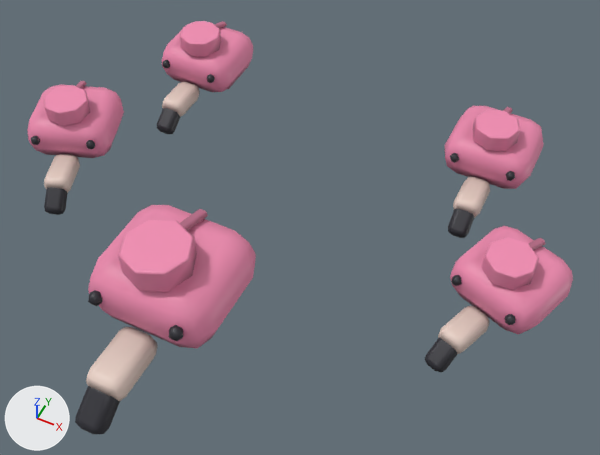
What one commit did to the glTF model art-src/blender/export/crew/flamingo-flock-lod1.glb.
The view is the same before and after, from a 50 mm lens placed at (1.0, -1.07, 3.62), pointed at (0.18, 0.57, 1.57). Lighting does not change. The marker at lower left points along +X, +Y and +Z. The older version comes first.

Objects in the first picture: 'att0_hat', 'att1_hat', 'att2_hat', 'att3_hat', 'cap_hat'.
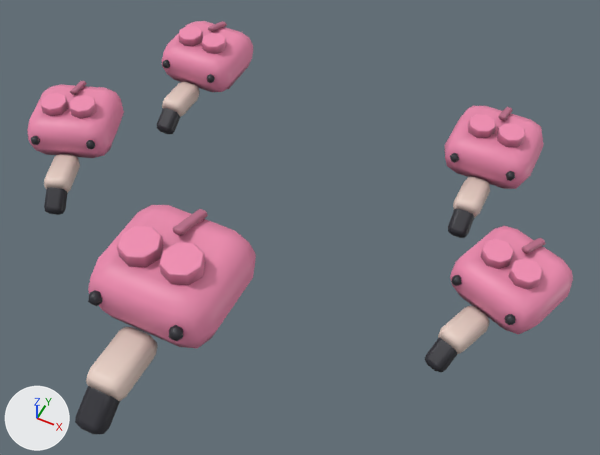
Changed parts and their boxes (x1, y1, x2, y2) in the pictures (600 x 455 px; the box of a moved part takes in the faces that stretch with it):
part 1 of me_att0_hat, added: after (69, 33, 543, 290)
part 2 of me_att0_hat, moved or reshaped: before (44, 21, 539, 290); after (40, 26, 514, 269)
part 3 of me_att0_hat, edited (looks the same): (29, 21, 563, 336) in both
part 4 of me_cap_hat, added (pink): after (159, 243, 206, 285)
part 5 of me_cap_hat, moved or reshaped: before (118, 220, 197, 292); after (117, 226, 164, 267)
part 6 of me_cap_hat, edited (looks the same): (87, 209, 234, 377) in both

Edits to the bpy script that builds the scene:
```text
Change me_att0_hat:
    verts and faces of me_att0_hat; kept vertices keep their numbers, new ones are numbered from 256
    remove me_att0_hat.from_pydata(...)  # 256 vertices, 478 faces; spans x -0.165..0.165, y -0.368..0.165, z -0.152..0.14
    add me_att0_hat.from_pydata(...)  # 280 vertices, 516 faces; spans x -0.165..0.165, y -0.368..0.165, z -0.152..0.115
    me_att0_hat part 1: the loose piece of 24 vertices spanning x -0.084..0.084, y -0.114..0.054, z 0.078..0.14 is copied, and the copy is scaled about its middle by 0.6, then moved by (0.055, 0.01, -0.013); it spans x 0.005..0.105, y -0.07..0.03, z 0.078..0.115
    me_att0_hat part 2
    add verts[232] = (-0.005, -0.02, 0.078)  # moved, pixel (494, 134)
    add verts[233] = (-0.019, 0.016, 0.078)  # moved
    add verts[234] = (-0.055, 0.03, 0.078)  # moved
    add verts[235] = (-0.091, 0.016, 0.078)  # moved
    add verts[236] = (-0.105, -0.02, 0.078)  # moved, pixel (467, 125)
    add verts[237] = (-0.091, -0.056, 0.078)  # moved, pixel (468, 132)
    add verts[238] = (-0.055, -0.07, 0.078)  # moved, pixel (476, 138)
    add verts[239] = (-0.019, -0.056, 0.078)  # moved, pixel (487, 138)
    add verts[240] = (-0.005, -0.02, 0.11)  # moved, pixel (495, 127)
    add verts[241] = (-0.019, 0.016, 0.11)  # moved, pixel (494, 120)
    add verts[242] = (-0.055, 0.03, 0.11)  # moved, pixel (486, 114)
    add verts[243] = (-0.091, 0.016, 0.11)  # moved, pixel (476, 114)
    add verts[244] = (-0.105, -0.02, 0.11)  # moved, pixel (469, 119)
    add verts[245] = (-0.091, -0.056, 0.11)  # moved, pixel (469, 126)
    add verts[246] = (-0.055, -0.07, 0.11)  # moved, pixel (477, 131)
    add verts[247] = (-0.019, -0.056, 0.11)  # moved, pixel (488, 131)
    add verts[248] = (-0.009, -0.02, 0.115)  # moved, pixel (494, 125)
    add verts[249] = (-0.022, 0.013, 0.115)  # moved, pixel (493, 119)
    add verts[250] = (-0.055, 0.026, 0.115)  # moved, pixel (486, 114)
    add verts[251] = (-0.088, 0.013, 0.115)  # moved, pixel (476, 114)
    add verts[252] = (-0.101, -0.02, 0.115)  # moved, pixel (470, 118)
    add verts[253] = (-0.088, -0.053, 0.115)  # moved, pixel (470, 124)
    add verts[254] = (-0.055, -0.066, 0.115)  # moved, pixel (478, 129)
    add verts[255] = (-0.022, -0.053, 0.115)  # moved, pixel (488, 130)
    me_att0_hat part 3: 63 kept faces spanning x -0.143..0.143, y -0.287..0.152, z -0.045..0.115 get new vertex colours; the middle colour goes from pink #e788ab to pink #de85a8
Change me_cap_hat:
    verts and faces of me_cap_hat; kept vertices keep their numbers, new ones are numbered from 256
    remove me_cap_hat.from_pydata(...)  # 256 vertices, 478 faces; spans x -0.206..0.206, y -0.46..0.206, z -0.19..0.174
    add me_cap_hat.from_pydata(...)  # 280 vertices, 516 faces; spans x -0.206..0.206, y -0.46..0.206, z -0.19..0.143
    me_cap_hat part 4: the loose piece of 24 vertices spanning x -0.105..0.105, y -0.142..0.067, z 0.098..0.174 is copied, and the copy is scaled about its middle by 0.6, then moved by (0.069, 0.013, -0.016); it spans x 0.006..0.132, y -0.088..0.038, z 0.097..0.143
    me_cap_hat part 5
    add verts[232] = (-0.006, -0.025, 0.097)  # moved, pixel (160, 259)
    add verts[233] = (-0.024, 0.02, 0.097)  # moved, pixel (163, 246)
    add verts[234] = (-0.069, 0.038, 0.097)  # moved
    add verts[235] = (-0.113, 0.02, 0.097)  # moved
    add verts[236] = (-0.132, -0.025, 0.097)  # moved
    add verts[237] = (-0.113, -0.07, 0.097)  # moved, pixel (119, 257)
    add verts[238] = (-0.069, -0.088, 0.097)  # moved, pixel (128, 267)
    add verts[239] = (-0.024, -0.07, 0.097)  # moved, pixel (146, 268)
    add verts[240] = (-0.006, -0.025, 0.138)  # moved, pixel (158, 249)
    add verts[241] = (-0.024, 0.02, 0.138)  # moved, pixel (161, 236)
    add verts[242] = (-0.069, 0.038, 0.138)  # moved, pixel (152, 226)
    add verts[243] = (-0.113, 0.02, 0.138)  # moved, pixel (135, 225)
    add verts[244] = (-0.132, -0.025, 0.138)  # moved, pixel (120, 234)
    add verts[245] = (-0.113, -0.07, 0.138)  # moved, pixel (116, 247)
    add verts[246] = (-0.069, -0.088, 0.138)  # moved, pixel (126, 257)
    add verts[247] = (-0.024, -0.07, 0.138)  # moved, pixel (144, 258)
    add verts[248] = (-0.011, -0.025, 0.143)  # moved, pixel (156, 247)
    add verts[249] = (-0.028, 0.016, 0.143)  # moved, pixel (159, 235)
    add verts[250] = (-0.069, 0.033, 0.143)  # moved, pixel (150, 226)
    add verts[251] = (-0.11, 0.016, 0.143)  # moved, pixel (135, 225)
    add verts[252] = (-0.126, -0.025, 0.143)  # moved, pixel (121, 233)
    add verts[253] = (-0.11, -0.066, 0.143)  # moved, pixel (118, 245)
    add verts[254] = (-0.069, -0.083, 0.143)  # moved, pixel (127, 255)
    add verts[255] = (-0.028, -0.066, 0.143)  # moved, pixel (143, 256)
    me_cap_hat part 6: 63 kept faces spanning x -0.179..0.179, y -0.359..0.19, z -0.056..0.143 get new vertex colours; the middle colour goes from pink #e788ab to pink #de84a7
```
